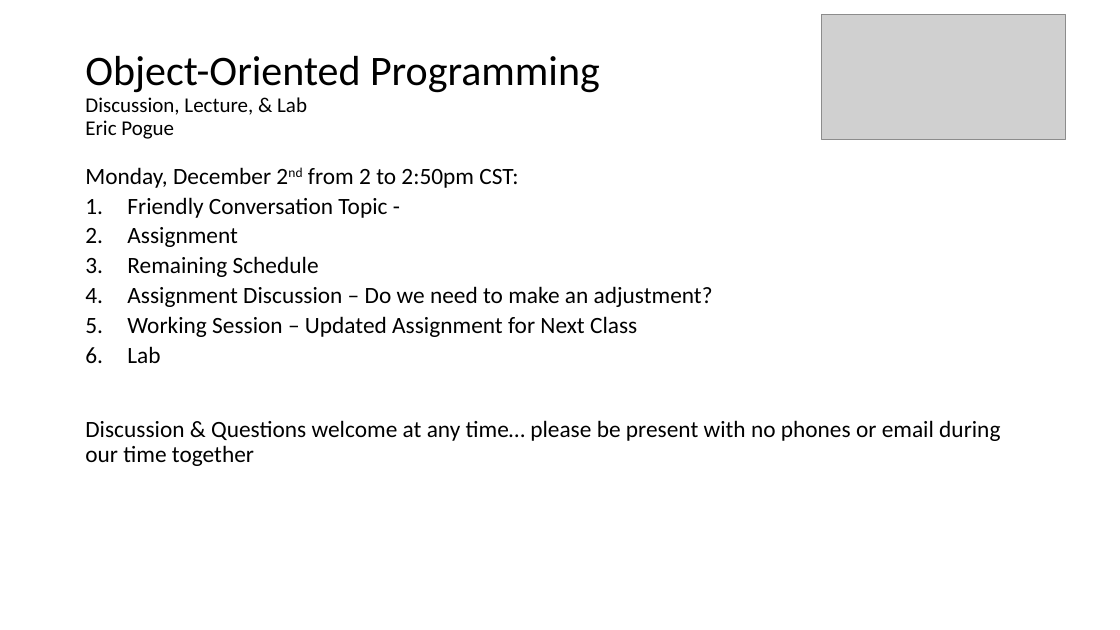
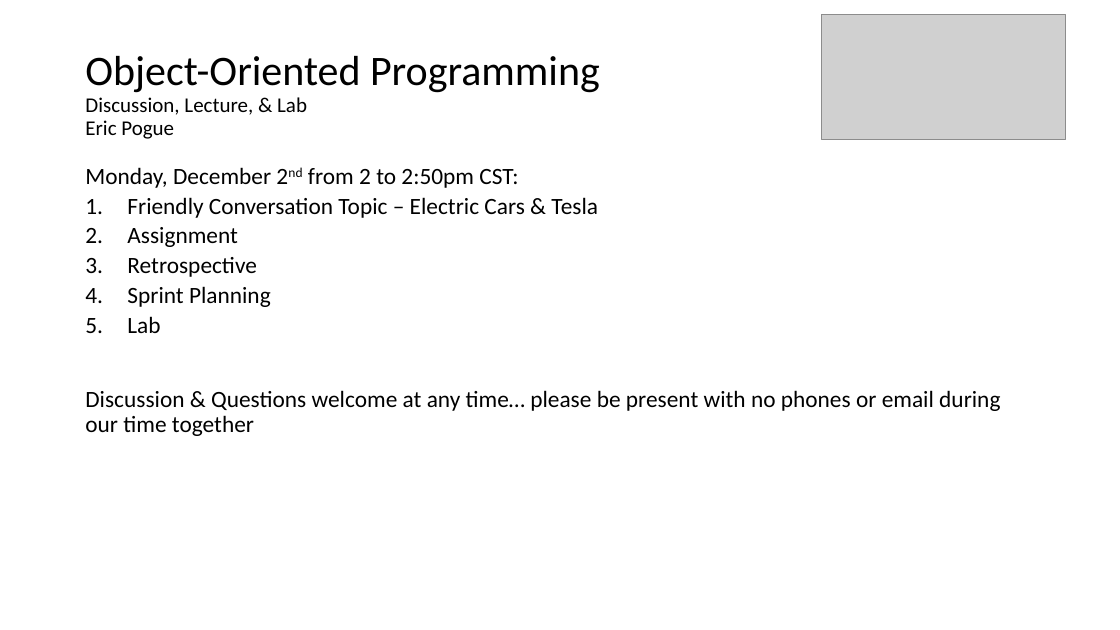
Before and after one commit to EricJPogue/CPSC-24500, a slide deck: slide 1 of lecture-slides/2019-12-02-oop.pptx. Drawn at 1120x630 pixels with LibreOffice and Linux fonts; fonts in the diff are those of the drawing; grey boxes stand for pictures. Boxes give left, top, right and bottom in pixels: in the first picture for what was removed or moved away, otherwise in the second. Text is boxed around its words. In the diff, an @@ line names an element or a change of style, - is before the commit and + after.

Commit message:
Update file.

```diff
--- a/lecture-slides/2019-12-02-oop.pptx
+++ b/lecture-slides/2019-12-02-oop.pptx
@@ text at box(127, 197, 598, 218): text changed @@
-1. Friendly Conversation Topic -
+1. Friendly Conversation Topic – Electric Cars & Tesla
@@ text at box(127, 257, 271, 307): text changed @@
-3. Remaining Schedule
-4. Assignment Discussion – Do we need to make an adjustment?
-5. Working Session – Updated Assignment for Next Class
+3. Retrospective
+4. Sprint Planning
```
Also in this commit, not shown: 4 other slides changed, 3 slides added, 2 slides removed.
